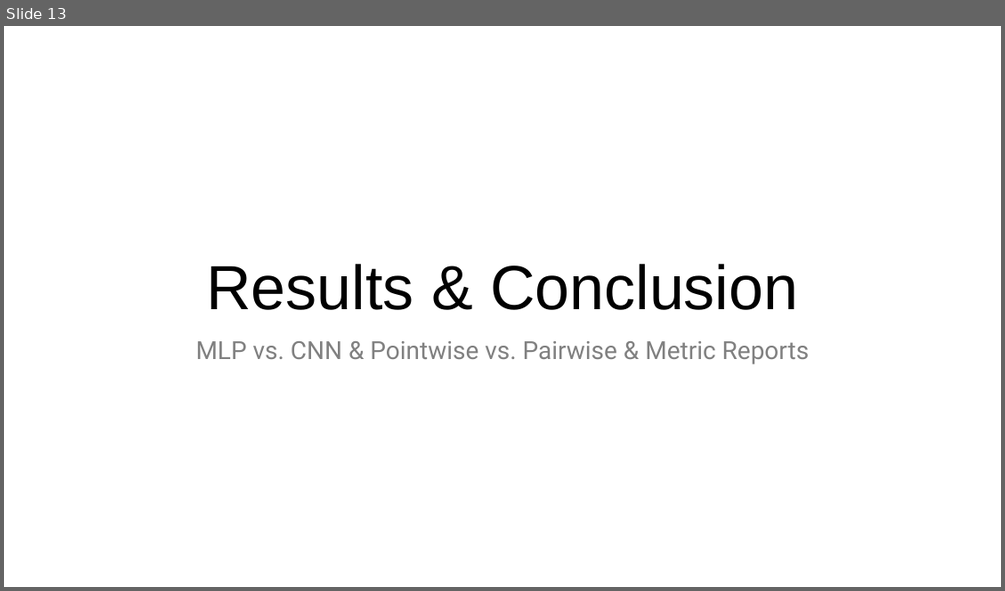
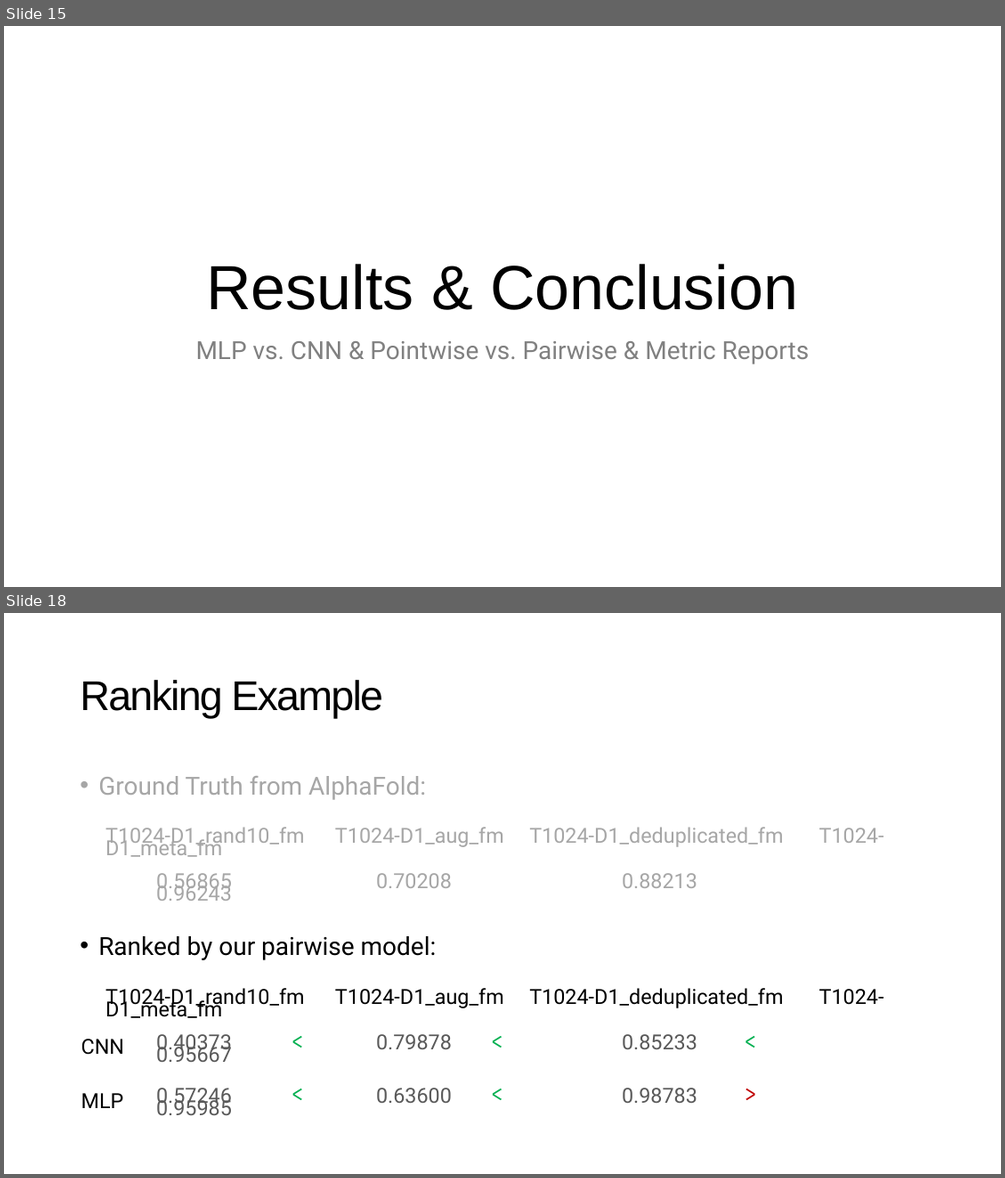
Before and after one commit to NaiL23/ShanghaiTech-CS177H-MSA-Scoring, a slide deck: report/presentation.pptx. Shown one above the other, each under a label of ours: slide 13 before the commit, slides 15 and 18 after it; the slides between them are not shown. The pictures are 1005x591 and 1005x1178 pixels, drawn with LibreOffice and Linux fonts; fonts in the diff are those of the drawing. Boxes give left, top, right and bottom in pixels: in the first picture for what was removed or moved away, otherwise in the second. Text is boxed around its words. In the diff, an @@ line names an element or a change of style, - is before the commit and + after.

```diff
--- a/report/presentation.pptx
+++ b/report/presentation.pptx
@@ slide 18 added at (4,613,1001,1174), background #FFFFFF @@
@@ title added at (80,680,383,718), 40 pt, text #000000 @@
+Ranking Example
@@ text added at (98,776,426,800), 24 pt, text #A6A6A6 @@
+• Ground Truth from AlphaFold:
@@ text added at (105,827,884,1018), 20 pt, text #A6A6A6 @@
+T1024-D1_rand10_fm T1024-D1_aug_fm T1024-D1_deduplicated_fm T1024-D1_meta_fm
@@ text added at (156,873,697,1054), 20 pt, text #A6A6A6 @@
+0.56865 0.70208 0.88213 0.96243
@@ text added at (98,936,437,960), 24 pt, text #000000 @@
+• Ranked by our pairwise model:
@@ text added at (105,988,884,1009), 20 pt, text #000000 @@
+T1024-D1_rand10_fm T1024-D1_aug_fm T1024-D1_deduplicated_fm T1024-D1_meta_fm
@@ text added at (81,1038,124,1054), 20 pt, text #000000 @@
+CNN
@@ text added at (156,1034,697,1108), 20 pt, text #595959 @@
+0.40373 0.79878 0.85233 0.95667
@@ text added at (283,1035,322,1069), 20 pt, text #00B050 @@
+<
@@ text added at (484,1035,521,1069), 20 pt, text #00B050 @@
+<
@@ text added at (736,1035,775,1069), 20 pt, text #00B050 @@
+<
@@ text added at (81,1093,124,1108), 20 pt, text #000000 @@
+MLP
@@ text added at (156,1087,697,1115), 20 pt, text #595959 @@
+0.57246 0.63600 0.98783 0.95985
@@ text added at (283,1087,322,1121), 20 pt, text #00B050 @@
+<
@@ text added at (484,1087,521,1121), 20 pt, text #00B050 @@
+<
@@ text added at (736,1087,775,1121), 20 pt, text #C00000 @@
+>
@@ what was slide 13 is now slide 15 @@
```
Also in this commit, not shown: 9 slides changed, 5 other slides added, 1 slide removed, 4 other files.
